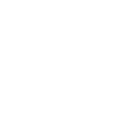
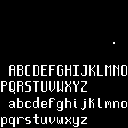
Layer changes from the first (128, 128) image to the second:
painted on "Background" over [1, 42, 127, 127]
added layer "Layer" over [0, 0, 128, 128]
